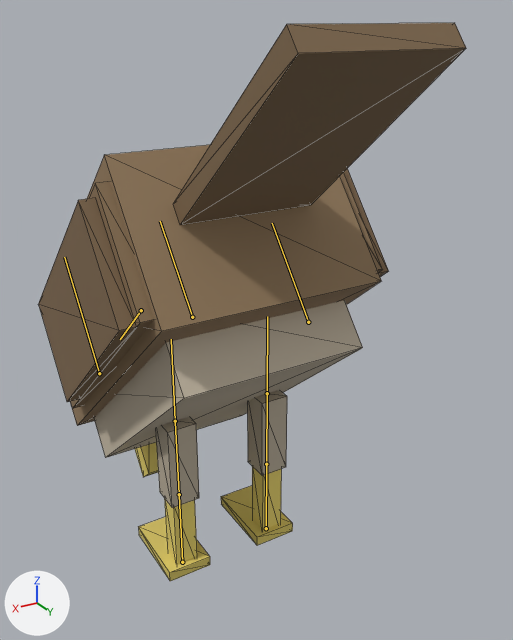
Renders of the glTF model assets/creatures/hawk/model.glb from each side of a commit.
The view is the same before and after, from a 50 mm camera at (0.201, 0.423, 0.385) aimed at (-0.042, 0.018, 0.183). The axes (+X, +Y, +Z) are drawn at lower left. The lights are the same throughout. The picture after the commit comes second. Both versions are drawn at frame 8 of the action 'eat'; the numbers are the values there. The bones that change, and the others that lie on the model, are drawn over the model as lines. Mesh edges are drawn as thin lines.

The first picture shows 'built'.
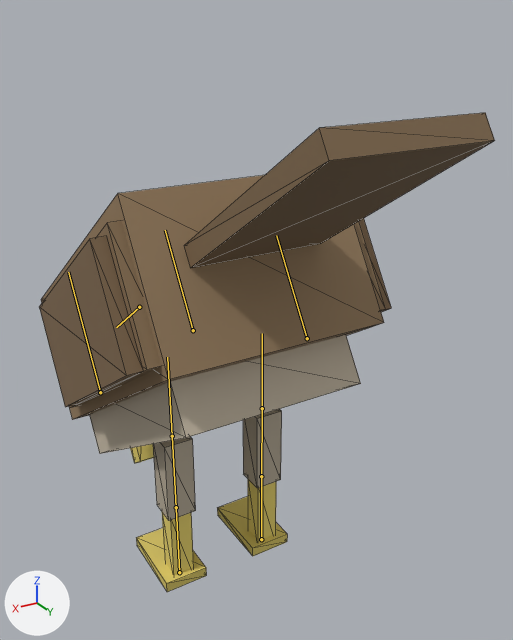
Pixel boxes (x1, y1, x2, y2) of what changed, in the pictures (513 x 640 px):
'built', posed (7% wider, 14% shorter): before (39, 23, 466, 581); after (39, 113, 495, 592)
bone 'body', root to tip: before (192, 317) to (160, 221); after (193, 330) to (165, 230)
bone 'head', root to tip: before (141, 310) to (120, 339); after (139, 307) to (116, 327)
bone 'leg_l0', root to tip: before (267, 393) to (267, 316); after (262, 408) to (262, 333)
bone 'leg_r0', root to tip: before (175, 421) to (171, 339); after (172, 436) to (167, 357)

The edits, one by one:
Bone 'body' (bone_body) moves from (0.0, 0.0, 0.0) to (0.0, -0.0105, 0.0).
Bone 'body' (bone_body) turns from (40, 0, 0) to (33, 0, 0) degrees about its own x, y and z.
Bone 'head' (bone_head) turns from (91, 0, 0) to (92, 0, 0) degrees about its own x, y and z.
Bone 'leg_l0' (bone_leg_l0) turns from (-40, 0, 0) to (-33, 0, 0) degrees about its own x, y and z.
Bone 'leg_r0' (bone_leg_r0) turns from (-40, 0, 0) to (-33, 0, 0) degrees about its own x, y and z.
